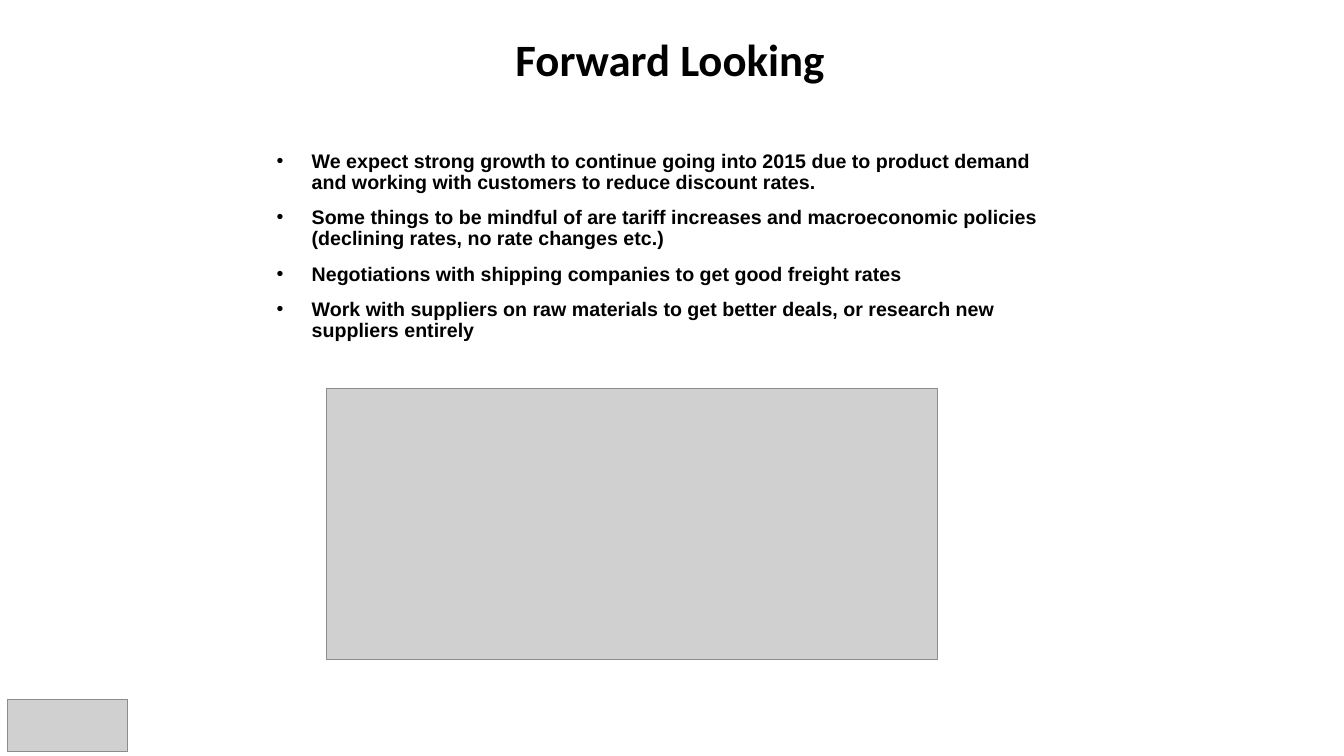
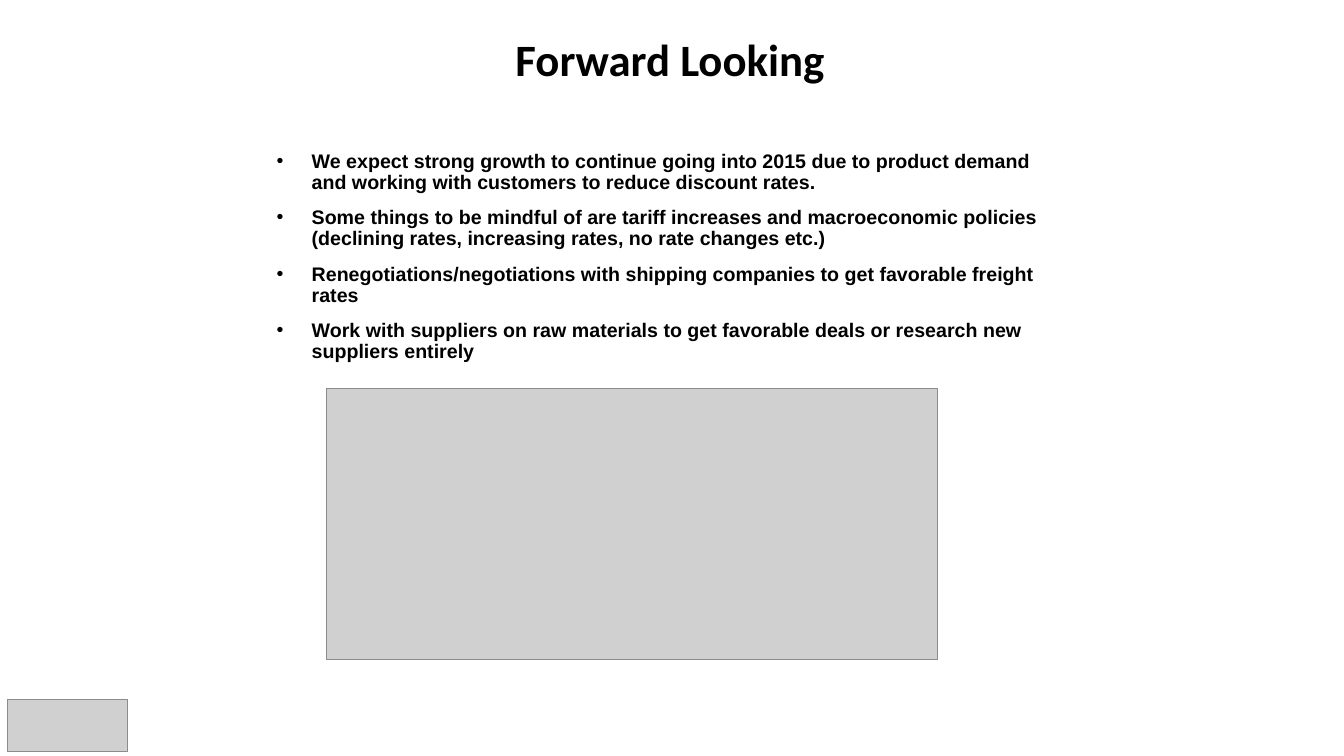
Before and after one commit to chrisheimbuch/Company-Financials-Model-Project, a slide deck: slide 7 of Sales Deck CH Consulting.pptx. Drawn at 1344x756 pixels with LibreOffice and Linux fonts; fonts in the diff are those of the drawing; grey boxes stand for pictures. Boxes give left, top, right and bottom in pixels: in the first picture for what was removed or moved away, otherwise in the second. Text is boxed around its words. In the diff, an @@ line names an element or a change of style, - is before the commit and + after.

```diff
--- a/Sales Deck CH Consulting.pptx
+++ b/Sales Deck CH Consulting.pptx
@@ text at box(312, 209, 1036, 362): text changed @@
-• Some things to be mindful of are tariff increases and macroeconomic policies (declining rates, no rate changes etc.)
-• Negotiations with shipping companies to get good freight rates
-• Work with suppliers on raw materials to get better deals, or research new suppliers entirely
+• Some things to be mindful of are tariff increases and macroeconomic policies (declining rates, increasing rates, no rate changes etc.)
+• Renegotiations/negotiations with shipping companies to get favorable freight rates
+• Work with suppliers on raw materials to get favorable deals or research new suppliers entirely
```
Also in this commit, not shown: 1 other file.
